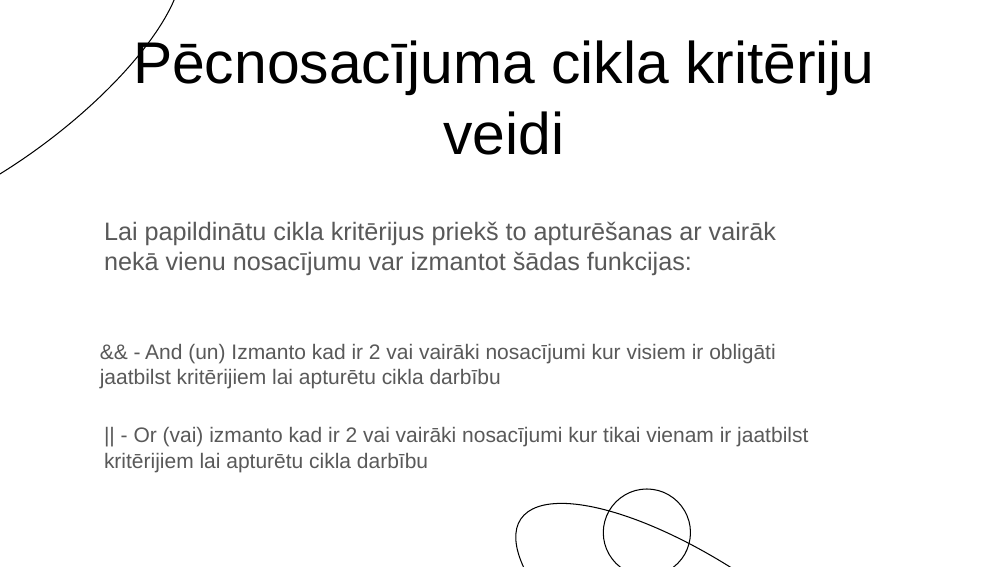
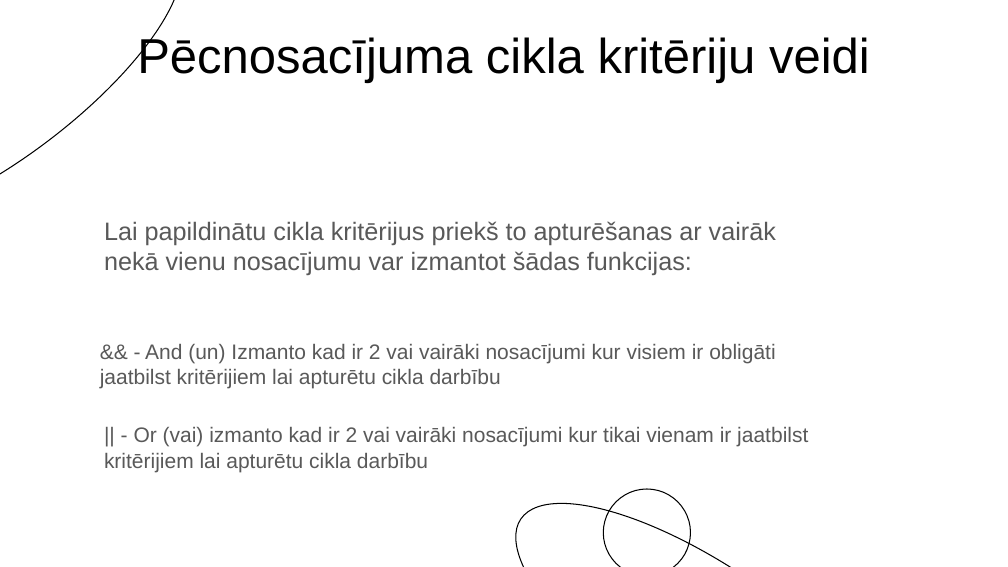
Before and after one commit to Siksna/2PT1_Eksamens, a slide deck: slide 8 of Pecnosacījumu_MācībuMaterials.pptx. Drawn at 1008x567 pixels with LibreOffice and Linux fonts; fonts in the diff are those of the drawing. Boxes give left, top, right and bottom in pixels: in the first picture for what was removed or moved away, otherwise in the second. Text is boxed around its words. In the diff, an @@ line names an element or a change of style, - is before the commit and + after.

```diff
--- a/Pecnosacījumu_MācībuMaterials.pptx
+++ b/Pecnosacījumu_MācībuMaterials.pptx
@@ title "Pēcnosacījuma cikla kritēriju veidi" at (137, 34, 870, 83): size 42 to 35 pt @@
```
Also in this commit, not shown: 6 other slides changed, 3 slides added, 3 slides removed, 1 other file.
